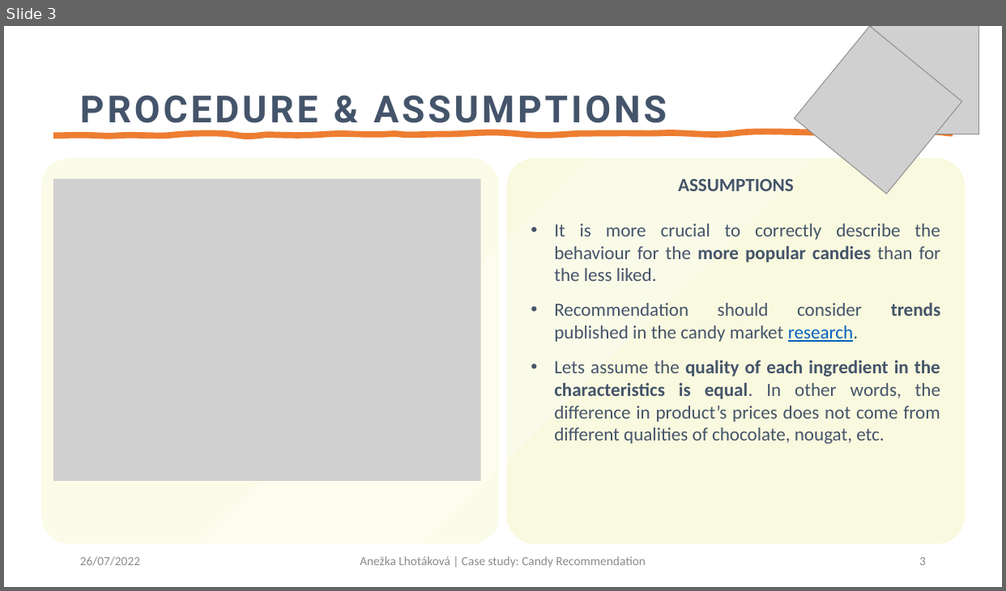
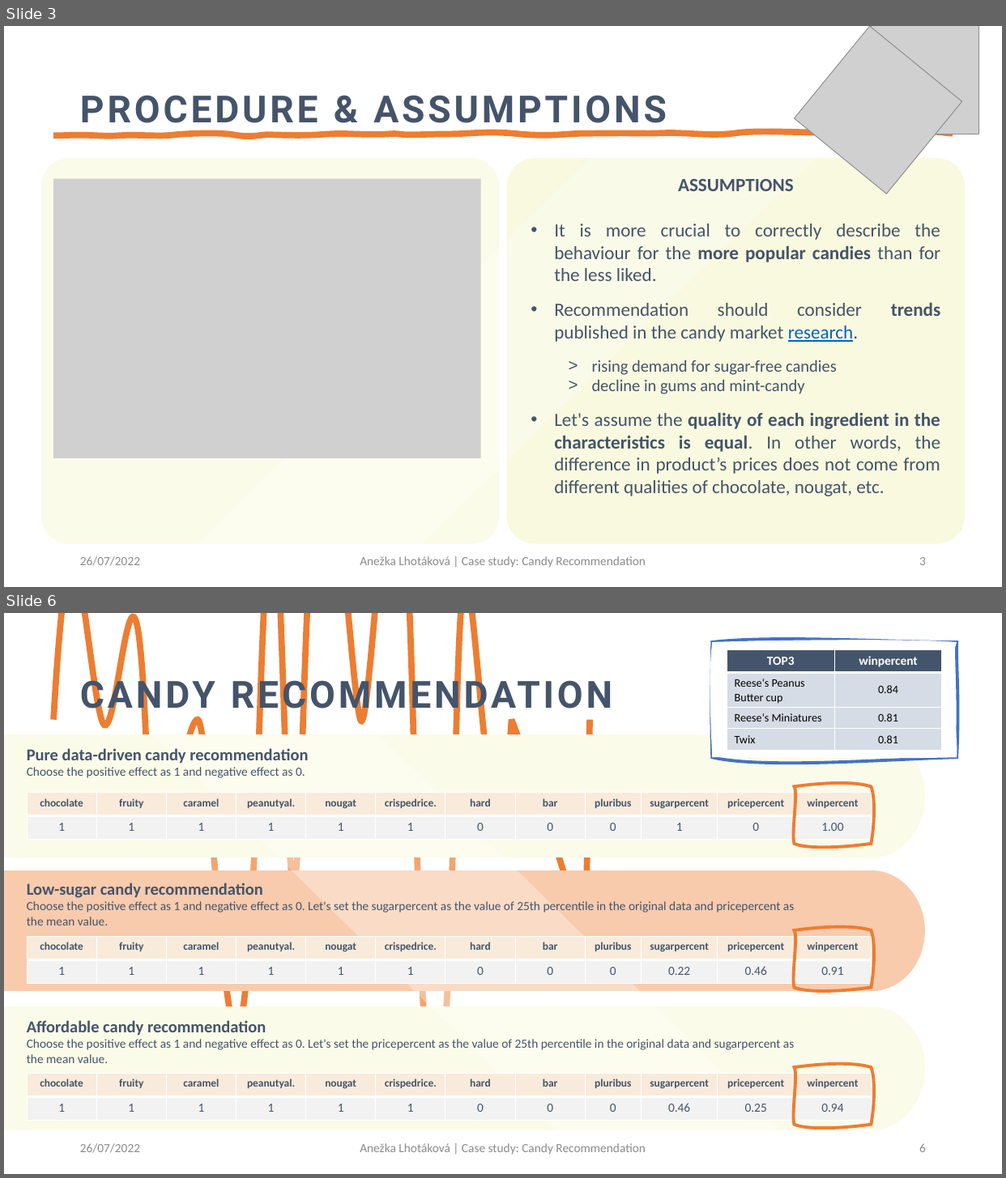
Before and after one commit to lhotaane/Case_study_Lidl, a slide deck: candy_ppt.pptx. Shown one above the other, each under a label of ours: slide 3 before the commit, slides 3 and 6 after it; the slides between them are not shown. The pictures are 1006x591 and 1006x1178 pixels, drawn with LibreOffice and Linux fonts; fonts in the diff are those of the drawing; grey boxes stand for pictures. Boxes give left, top, right and bottom in pixels: in the first picture for what was removed or moved away, otherwise in the second. Text is boxed around its words. In the diff, an @@ line names an element or a change of style, - is before the commit and + after.

```diff
--- a/candy_ppt.pptx
+++ b/candy_ppt.pptx
@@ slide 6 added at (4, 613, 1002, 1174), background #FFFFFF @@
@@ freeform shape added at (712, 642, 957, 757), fill #FFFFFF, outline #4472C4 3 pt @@
@@ table added at (727, 649, 943, 749), 4 rows, 2 columns @@
+TOP3 | winpercent
+Reese‘s Peanus Butter cup | 0.84
+Reese‘s Miniatures | 0.81
+Twix | 0.81
@@ title added at (80, 674, 612, 717), 36 pt, text #44546A, bold @@
+CANDY RECOMMENDATION
@@ freeform shape added at (53, 720, 590, 720), outline #ED7D31 6 pt @@
@@ rectangle added at (4, 735, 871, 858), fill #FBFBE9 @@
@@ text added at (27, 748, 308, 778), 12 pt, text #44546A @@
+Pure data-driven candy recommendation
+Choose the positive effect as 1 and negative effect as 0.
@@ parallelogram added at (44, 735, 718, 1174), fill #FFFFFF at 31% opacity @@
@@ parallelogram added at (153, 735, 827, 1174), fill #FFFFFF at 31% opacity @@
@@ ellipse added at (818, 735, 926, 858), fill #FBFBE9 @@
@@ table added at (27, 793, 870, 840), 2 rows, 12 columns @@
+chocolate | fruity | caramel | peanutyal. | nougat | crispedrice. | hard | bar | pluribus | sugarpercent | pricepercent | winpercent
+1 | 1 | 1 | 1 | 1 | 1 | 0 | 0 | 0 | 1 | 0 | 1.00
@@ freeform shape added at (795, 786, 872, 844), outline #ED7D31 3 pt @@
@@ rectangle added at (4, 871, 871, 991), fill #F8CBAD @@
@@ ellipse added at (818, 871, 926, 991), fill #F8CBAD @@
@@ text added at (27, 883, 794, 926), 12 pt, text #44546A @@
+Low-sugar candy recommendation
+Choose the positive effect as 1 and negative effect as 0. Let's set the sugarpercent as the value of 25th percentile in the original data and pricepercent as the mean value.
@@ table added at (27, 936, 870, 983), 2 rows, 12 columns @@
+chocolate | fruity | caramel | peanutyal. | nougat | crispedrice. | hard | bar | pluribus | sugarpercent | pricepercent | winpercent
+1 | 1 | 1 | 1 | 1 | 1 | 0 | 0 | 0 | 0.22 | 0.46 | 0.91
@@ freeform shape added at (795, 931, 872, 987), outline #ED7D31 3 pt @@
@@ rectangle added at (4, 1007, 871, 1131), fill #FBFBE9 @@
@@ text added at (27, 1020, 794, 1063), 12 pt, text #44546A @@
+Affordable candy recommendation
+Choose the positive effect as 1 and negative effect as 0. Let's set the pricepercent as the value of 25th percentile in the original data and sugarpercent as the mean value.
@@ ellipse added at (818, 1007, 926, 1131), fill #FBFBE9 @@
@@ table added at (27, 1073, 870, 1121), 2 rows, 12 columns @@
+chocolate | fruity | caramel | peanutyal. | nougat | crispedrice. | hard | bar | pluribus | sugarpercent | pricepercent | winpercent
+1 | 1 | 1 | 1 | 1 | 1 | 0 | 0 | 0 | 0.46 | 0.25 | 0.94
@@ freeform shape added at (795, 1067, 872, 1124), outline #ED7D31 3 pt @@
@@ text added at (80, 1144, 140, 1153), 12 pt, text #8C8C8C @@
+26/07/2022
@@ text added at (360, 1144, 646, 1155), 12 pt, text #8C8C8C @@
+Anežka Lhotáková | Case study: Candy Recommendation
@@ page number added at (919, 1144, 926, 1152), 12 pt, text #8C8C8C @@
+6
@@ slide 3 changed as well @@
@@ picture: place and size @@
-picture at (53, 179, 481, 481)
+picture at (53, 179, 481, 459)
@@ text at (554, 360, 940, 497): text changed @@
-• Lets assume the quality of each ingredient in the characteristics is equal. In other words, the difference in product’s prices does not come from different qualities of chocolate, nougat, etc.
+  > rising demand for sugar-free candies
+  > decline in gums and mint-candy
+• Let's assume the quality of each ingredient in the characteristics is equal. In other words, the difference in product’s prices does not come from different qualities of chocolate, nougat, etc.
```
Also in this commit, not shown: 4 other slides changed, 3 other slides added, 1 slide removed, 2 other files.
